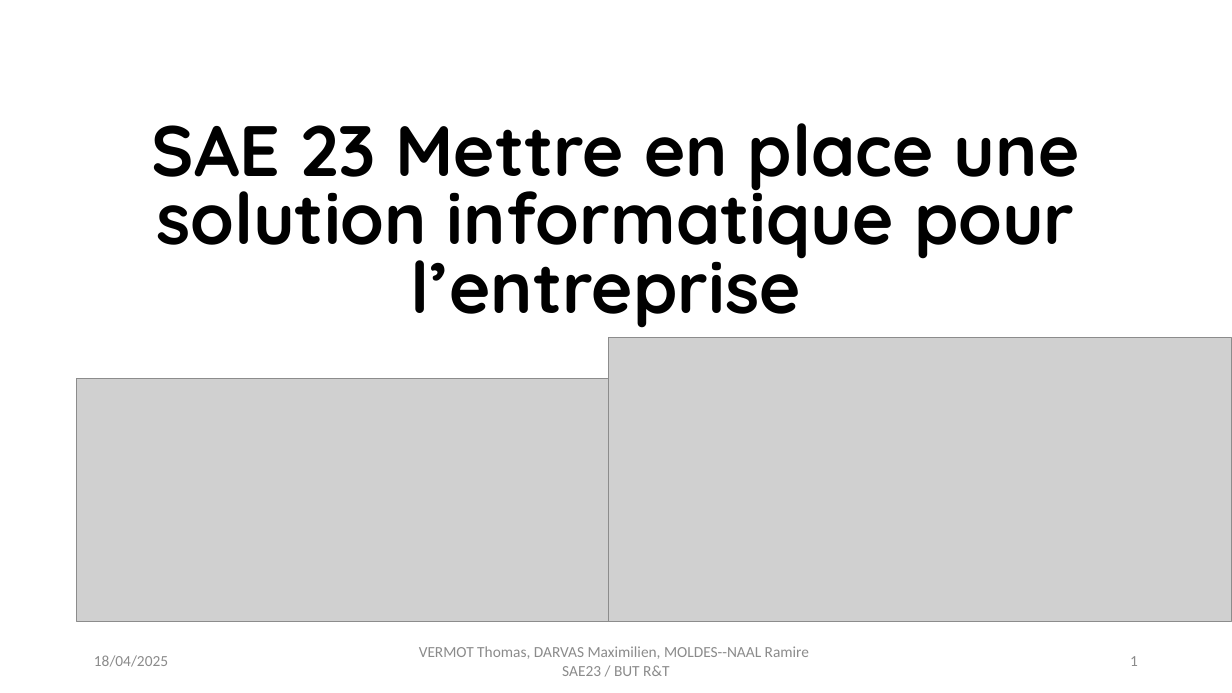
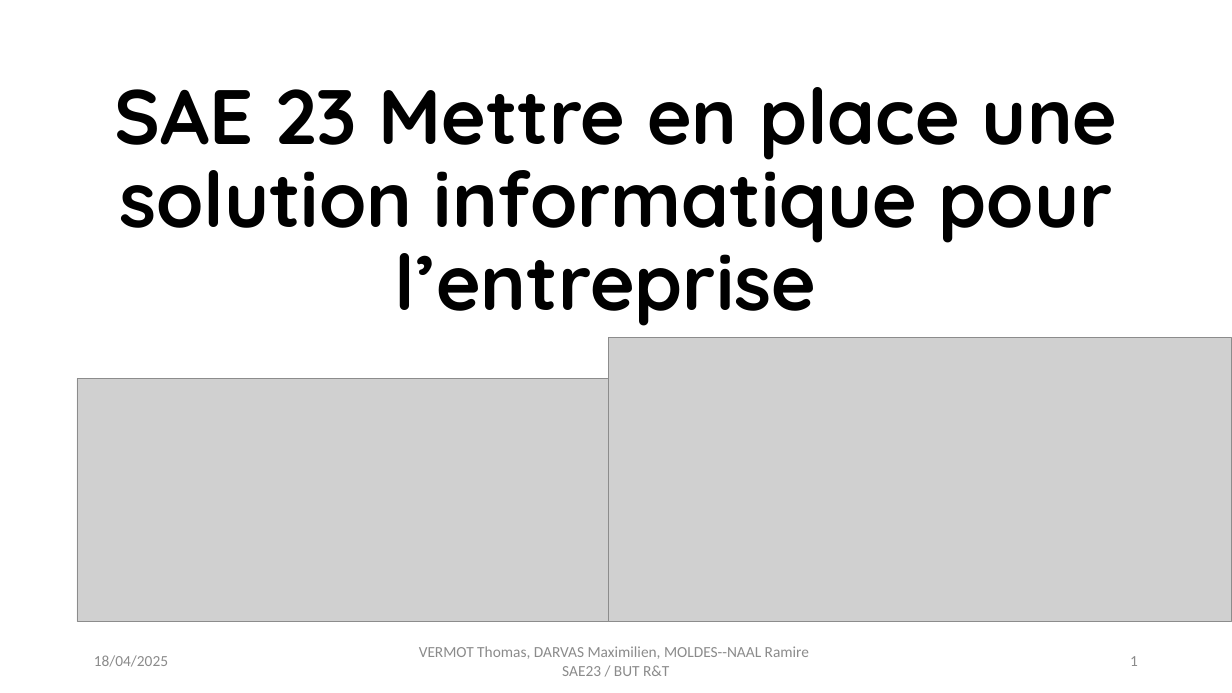
Before and after one commit to smaugue/SAE2.3, a slide deck: slide 1 of Présenation 2.3.pptx. Drawn at 1232x693 pixels with LibreOffice and Linux fonts; fonts in the diff are those of the drawing; grey boxes stand for pictures. Boxes give left, top, right and bottom in pixels: in the first picture for what was removed or moved away, otherwise in the second. Text is boxed around its words. In the diff, an @@ line names an element or a change of style, - is before the commit and + after.

```diff
--- a/Présenation 2.3.pptx
+++ b/Présenation 2.3.pptx
@@ title "SAE 23 Mettre en place ..." at [115,87,1118,326]: size 55.5 to 60 pt; line spacing 0.8 to 0.9 @@
```
Also in this commit, not shown: 8 other slides changed, 1 slide added.
